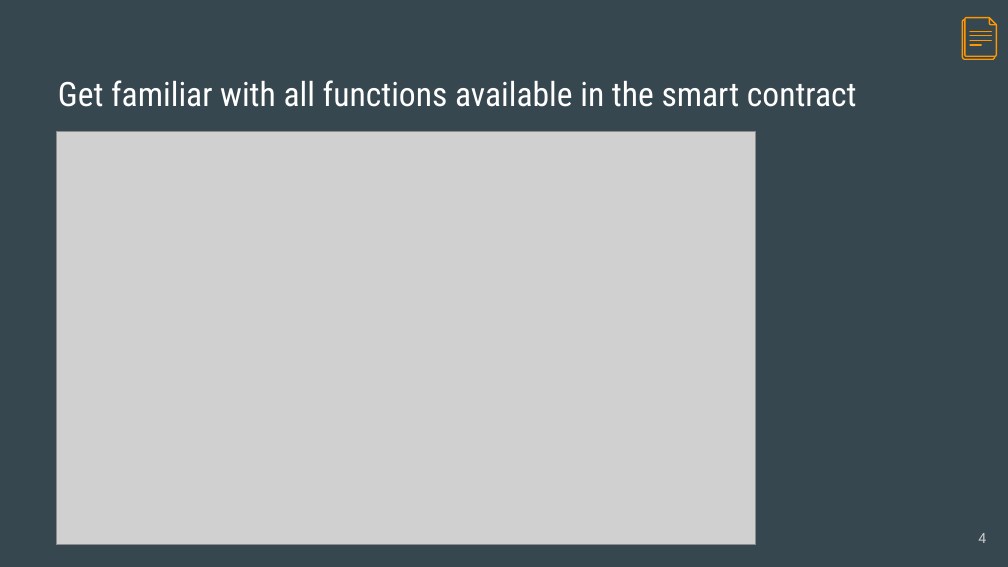
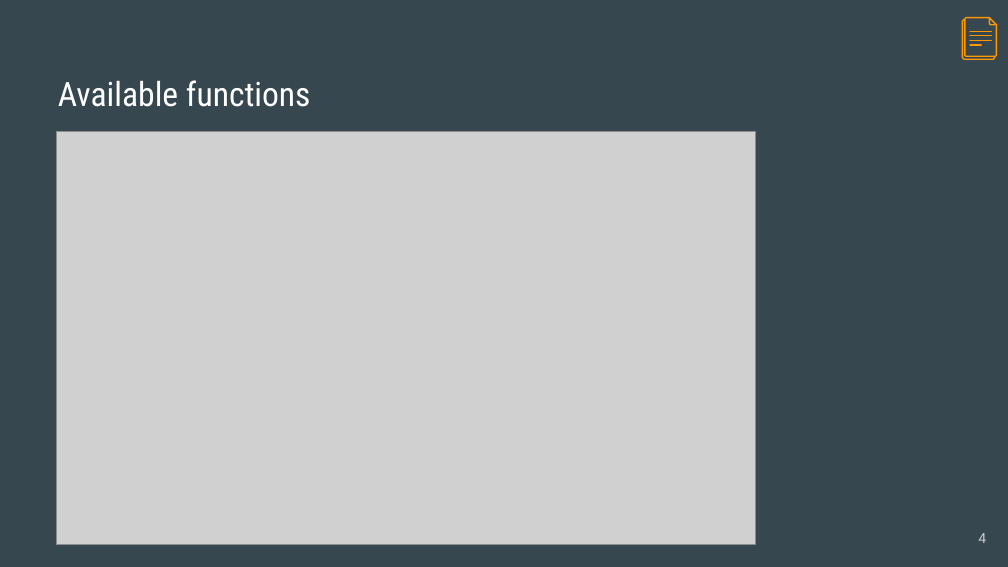
Before and after one commit to asadasivan/lascon_nft_ctf, a slide deck: slide 4 of docs/Lascon2022_badgegame.pptx. Drawn at 1008x567 pixels with LibreOffice and Linux fonts; fonts in the diff are those of the drawing; grey boxes stand for pictures. Boxes give left, top, right and bottom in pixels: in the first picture for what was removed or moved away, otherwise in the second. Text is boxed around its words. In the diff, an @@ line names an element or a change of style, - is before the commit and + after.

```diff
--- a/docs/Lascon2022_badgegame.pptx
+++ b/docs/Lascon2022_badgegame.pptx
@@ title at bbox=[58, 80, 311, 107]: text changed @@
-Get familiar with all functions available in the smart contract
+Available functions
```
Also in this commit, not shown: 6 other slides changed, 2 slides added, 2 slides removed.
